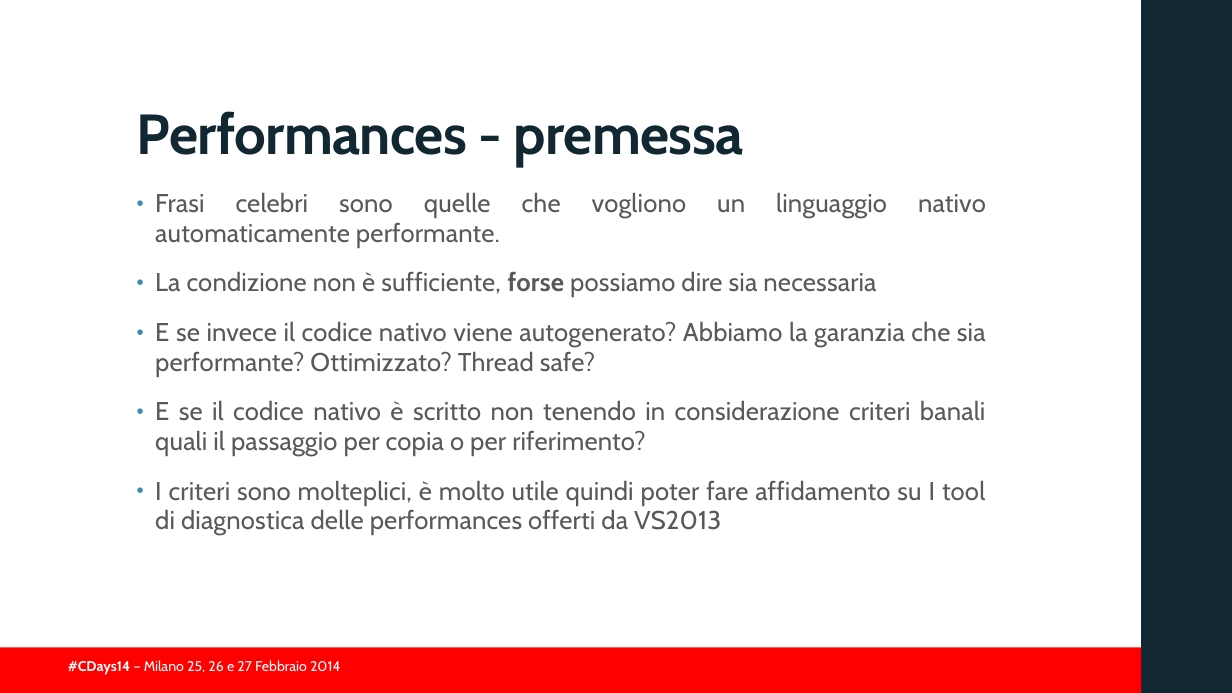
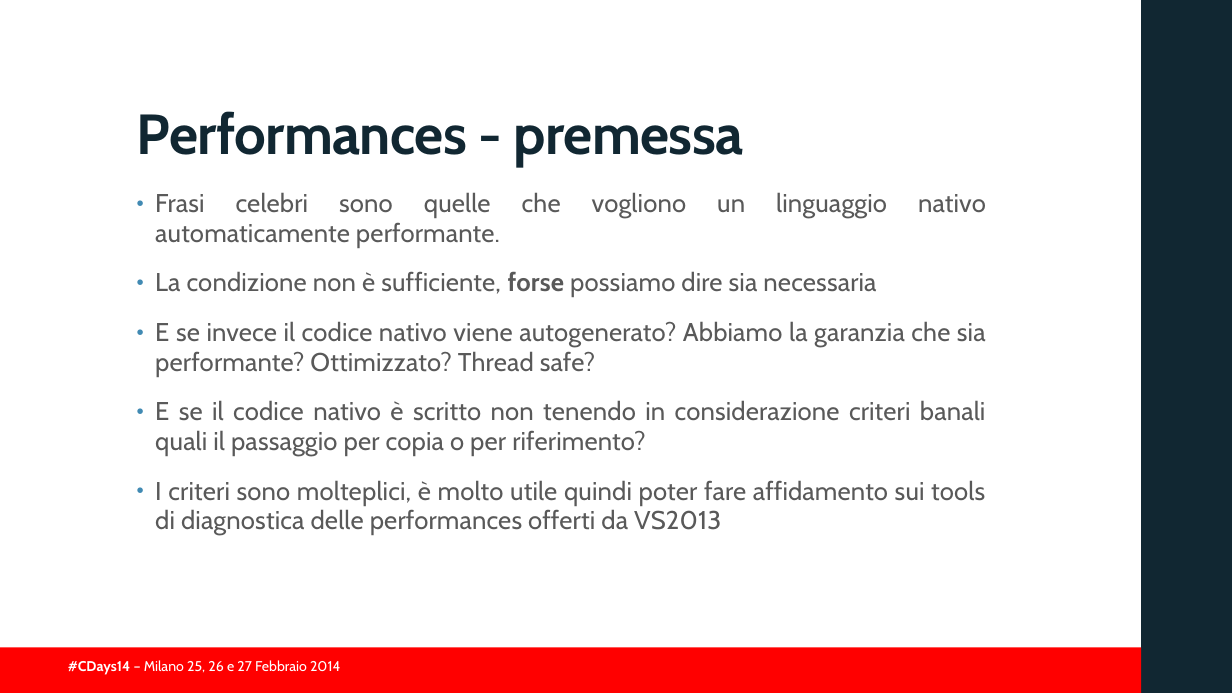
Before and after one commit to guidop/CDays14, a slide deck: slide 20 of presentazioneCDAYS2014.pptx. Drawn at 1232x693 pixels with LibreOffice and Linux fonts; fonts in the diff are those of the drawing; background and template pictures are left out. Boxes give left, top, right and bottom in pixels: in the first picture for what was removed or moved away, otherwise in the second. Text is boxed around its words. In the diff, an @@ line names an element or a change of style, - is before the commit and + after.

```diff
--- a/presentazioneCDAYS2014.pptx
+++ b/presentazioneCDAYS2014.pptx
@@ text at (155, 480, 985, 535): text changed @@
-• I criteri sono molteplici, è molto utile quindi poter fare affidamento su I tool di diagnostica delle performances offerti da VS2013
+• I criteri sono molteplici, è molto utile quindi poter fare affidamento sui tools di diagnostica delle performances offerti da VS2013
```
Also in this commit, not shown: 25 other slides changed, 1 slide removed, 3 other files.
